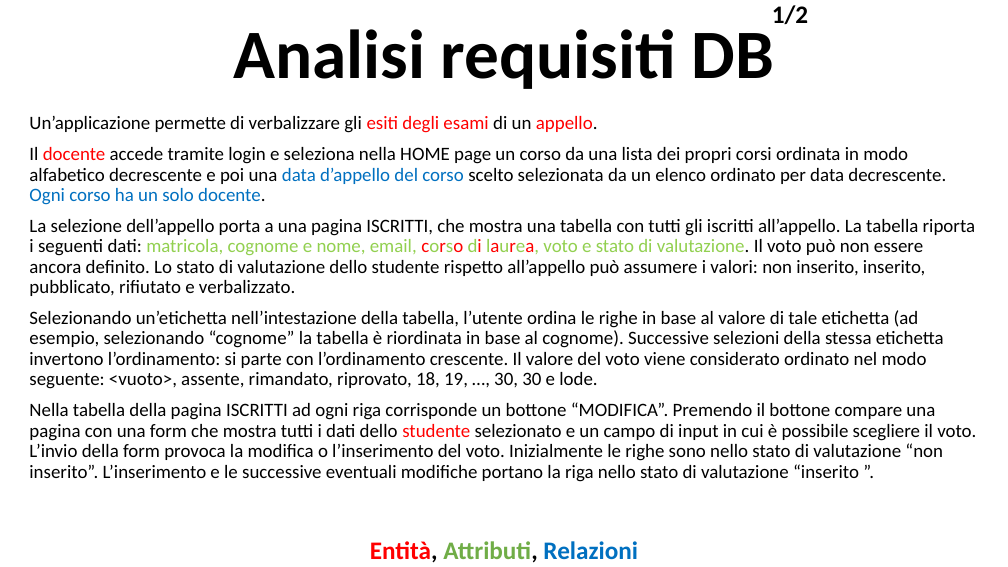
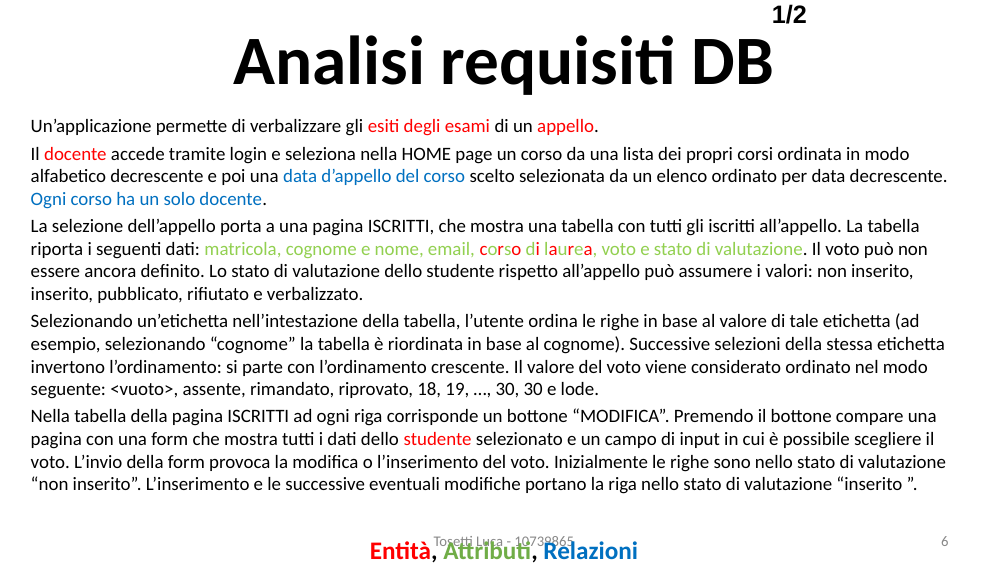
Before and after one commit to LucaTosetti01/ProgettoTIW, a slide deck: slide 6 of PresentazioneProgetto.pptx (slide 5 before the commit). Drawn at 1008x567 pixels with LibreOffice and Linux fonts; fonts in the diff are those of the drawing. Boxes give left, top, right and bottom in pixels: in the first picture for what was removed or moved away, otherwise in the second. Text is boxed around its words. In the diff, an @@ line names an element or a change of style, - is before the commit and + after.

Commit message:
Continuo documentazione
Completata la documentazione al 70%, elementi mancanti: Slide stati (?), Sequence Diagram della versione JS, ricontrollo finale

```diff
--- a/PresentazioneProgetto.pptx
+++ b/PresentazioneProgetto.pptx
@@ title "Analisi requisiti DB" at <box>233,35,773,95</box>: line spacing 0.9 to 1 @@
@@ text "1/2" at <box>772,4,807,24</box>: font Calibri to Arial @@
@@ text "Un’applicazione permette di verbalizzare gli ..." at <box>31,119,948,494</box>: line spacing 0.9 to 1; less space between paragraphs @@
@@ text added at <box>434,536,574,550</box>, 14 pt, text #888888 @@
+Tosetti Luca - 10739865
@@ page number added at <box>941,536,948,546</box>, 14 pt, text #888888 @@
+6
```
Also in this commit, not shown: 29 other slides changed, 19 slides added, 21 other files.
